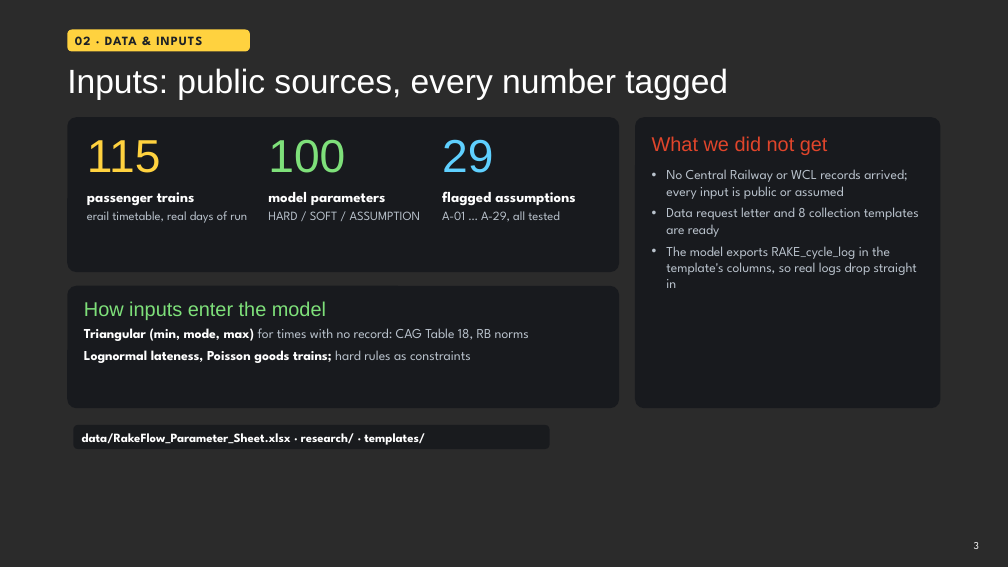
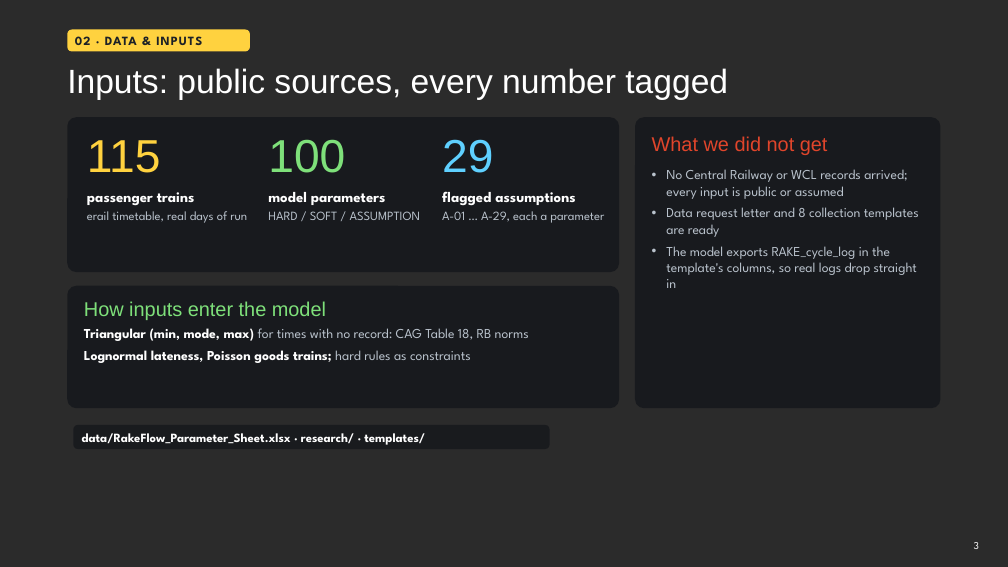
Before and after one commit to Parav29/railracck, a slide deck: slide 3 of presentation/RakeFlow_Final_Presentation.pptx. Drawn at 1008x567 pixels with LibreOffice and Linux fonts; fonts in the diff are those of the drawing; background and template pictures are left out; a plain dark background stands for a picture behind light text. Boxes give left, top, right and bottom in pixels: in the first picture for what was removed or moved away, otherwise in the second. Text is boxed around its words. In the diff, an @@ line names an element or a change of style, - is before the commit and + after.

```diff
--- a/presentation/RakeFlow_Final_Presentation.pptx
+++ b/presentation/RakeFlow_Final_Presentation.pptx
@@ text at bbox=[442, 211, 604, 223]: text changed @@
-A-01 … A-29, all tested
+A-01 … A-29, each a parameter
```
Also in this commit, not shown: 7 other files.
